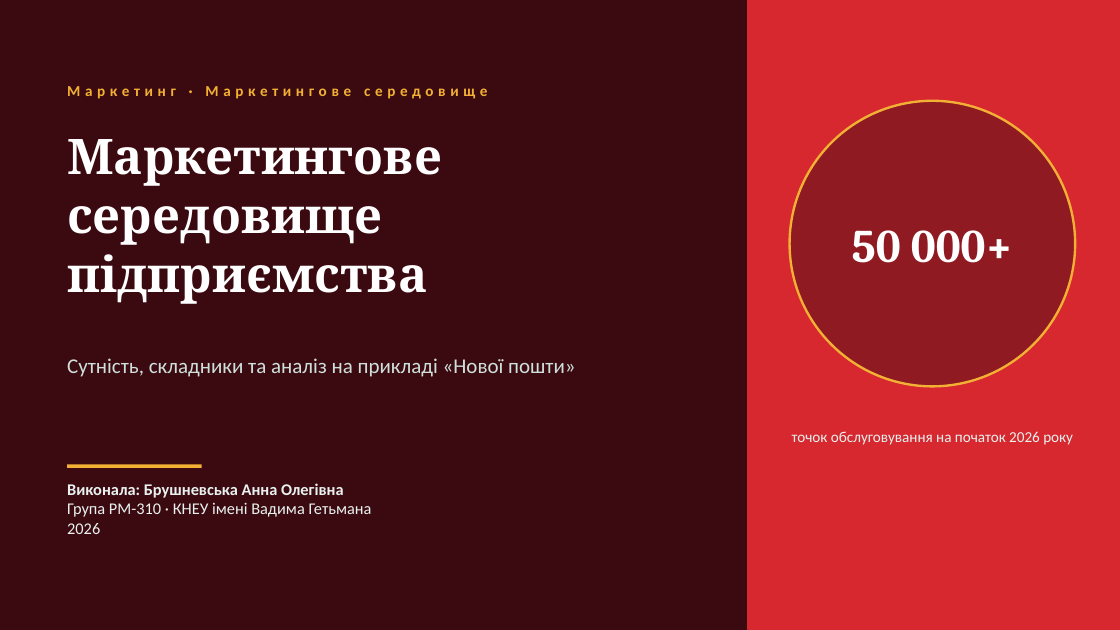
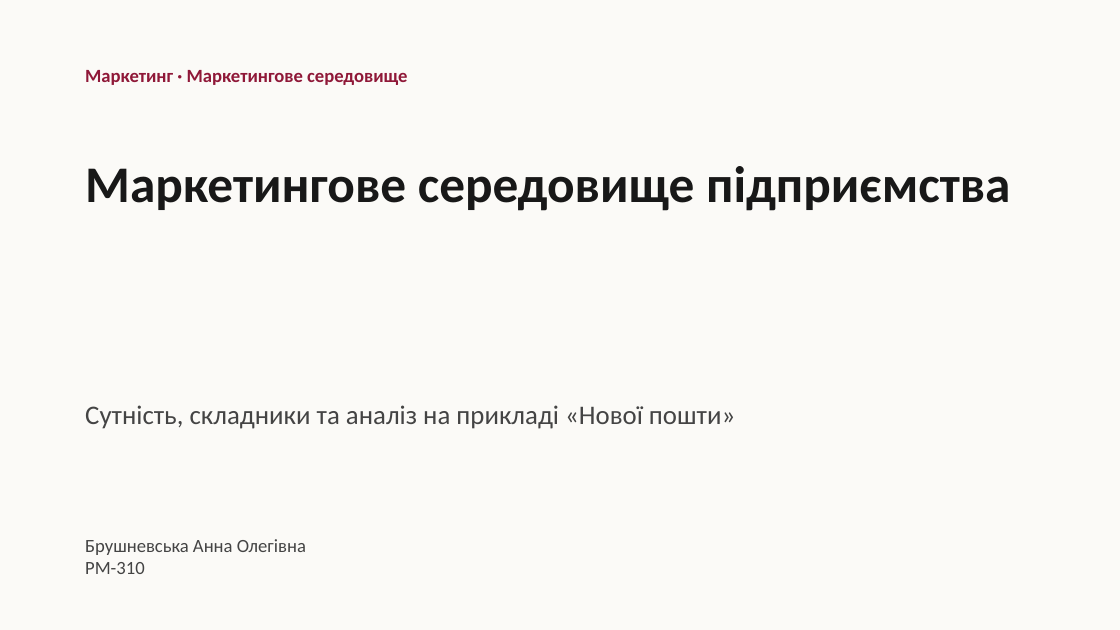
Before and after one commit to Storozh-007/anya-tasks, a slide deck: slide 1 of files/marketing/Брушневська_Анна_Маркетингове_середовище.pptx. Drawn at 1120x630 pixels with LibreOffice and Linux fonts; fonts in the diff are those of the drawing. Boxes give left, top, right and bottom in pixels: in the first picture for what was removed or moved away, otherwise in the second. Text is boxed around its words. In the diff, an @@ line names an element or a change of style, - is before the commit and + after.

```diff
--- a/files/marketing/Брушневська_Анна_Маркетингове_середовище.pptx
+++ b/files/marketing/Брушневська_Анна_Маркетингове_середовище.pptx
@@ background #3B0A10 to #FBFAF7 @@
@@ rectangle removed at [748, 0, 1120, 630] @@
@@ text "Маркетинг · Маркетингове середовище": place and size @@
-text "Маркетинг · Маркетингове середовище" at [67, 86, 487, 99]
+text "Маркетинг · Маркетингове середовище" at [85, 70, 407, 85]
@@ text "Маркетинг · Маркетингове середовище" at [85, 70, 407, 85]: size 13 to 16 pt, text colour #F2B134 to #8F1838, letter spacing 4 to 0 pt; vertical alignment middle to top @@
@@ ellipse removed at [790, 101, 1075, 386] @@
@@ text "Маркетингове середовище підприємства": place and size @@
-text "Маркетингове середовище підприємства" at [67, 139, 442, 304]
+text "Маркетингове середовище підприємства" at [85, 166, 1010, 211]
@@ text "Маркетингове середовище підприємства" at [85, 166, 1010, 211]: size 42 to 44 pt, font Cambria to Calibri, text colour #FFFFFF to #181818 @@
@@ text removed at [852, 230, 1013, 263] @@
-50 000+
@@ text "Сутність, складники та аналіз на ...": place and size @@
-text "Сутність, складники та аналіз на ..." at [67, 358, 575, 377]
+text "Сутність, складники та аналіз на ..." at [85, 405, 735, 429]
@@ text "Сутність, складники та аналіз на ..." at [85, 405, 735, 429]: size 18 to 23 pt, text colour #CFE0DC to #444444 @@
@@ text removed at [792, 431, 1073, 445] @@
-точок обслуговування на початок 2026 року
@@ line removed from (67, 466) to (202, 466) @@
@@ text at [85, 539, 306, 574]: text changed; size 14 to 16 pt; text colour #E8F1EF to #444444 @@
-Виконала: Брушневська Анна Олегівна
-Група РМ-310 · КНЕУ імені Вадима Гетьмана
-2026
+Брушневська Анна Олегівна
+РМ-310
```
Also in this commit, not shown: 16 other slides changed, 7 slides removed, 47 other files.
